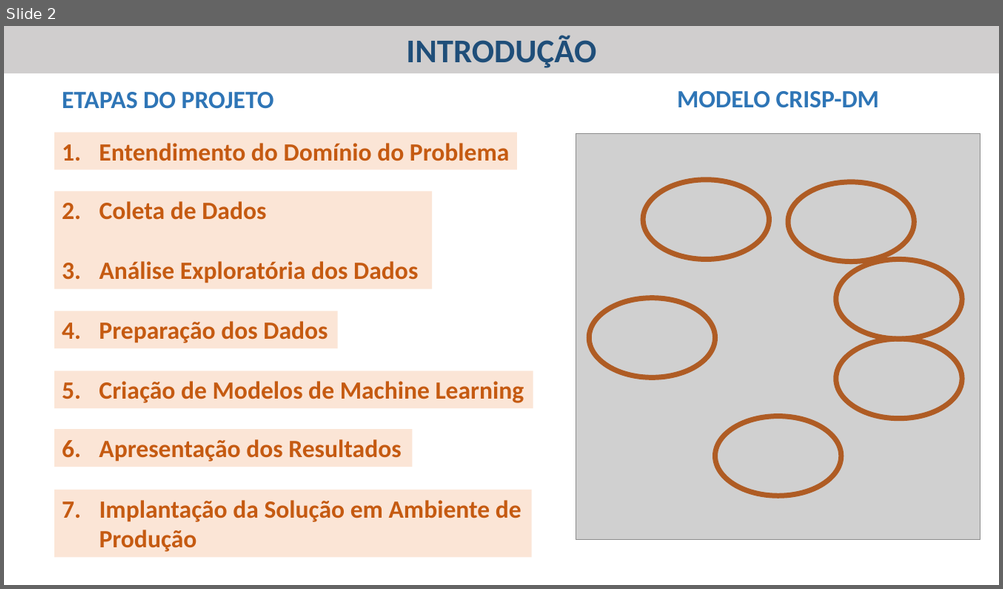
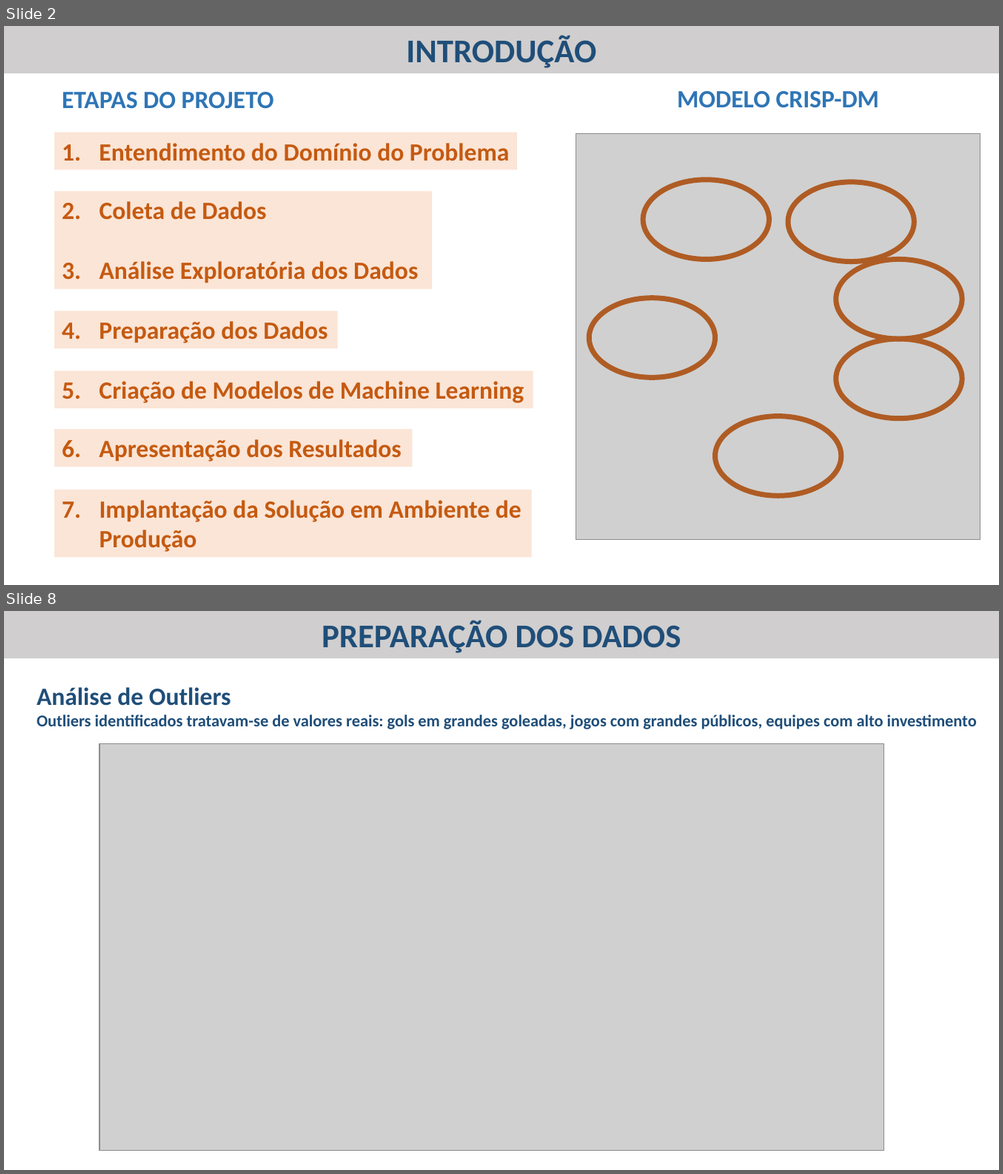
Before and after one commit to salomaofreitasjr/TCC_PUC_MINAS_POS_CIENCIA_DE_DADOS_2023, a slide deck: TCC - Apresentação.pptx. Shown one above the other, each under a label of ours: slide 2 before the commit, slides 2 and 8 after it; the slides between them are not shown. The pictures are 1003x589 and 1003x1174 pixels, drawn with LibreOffice and Linux fonts; fonts in the diff are those of the drawing; grey boxes stand for pictures. Boxes give left, top, right and bottom in pixels: in the first picture for what was removed or moved away, otherwise in the second. Text is boxed around its words. In the diff, an @@ line names an element or a change of style, - is before the commit and + after.

```diff
--- a/TCC - Apresentação.pptx
+++ b/TCC - Apresentação.pptx
@@ slide 8 added at <box>4,611,999,1170</box>, background #FFFFFF @@
@@ rectangle added at <box>4,611,999,659</box>, fill #D0CECE, 32 pt, text #1F4E79, bold @@
+PREPARAÇÃO DOS DADOS
@@ text added at <box>37,687,976,729</box>, 16 pt, text #1F4E79, bold @@
+Análise de Outliers
+Outliers identificados tratavam-se de valores reais: gols em grandes goleadas, jogos com grandes públicos, equipes com alto investimento
@@ picture added at <box>99,743,884,1151</box> @@
```
Also in this commit, not shown: 1 slide changed, 9 other slides added, 22 other files.
